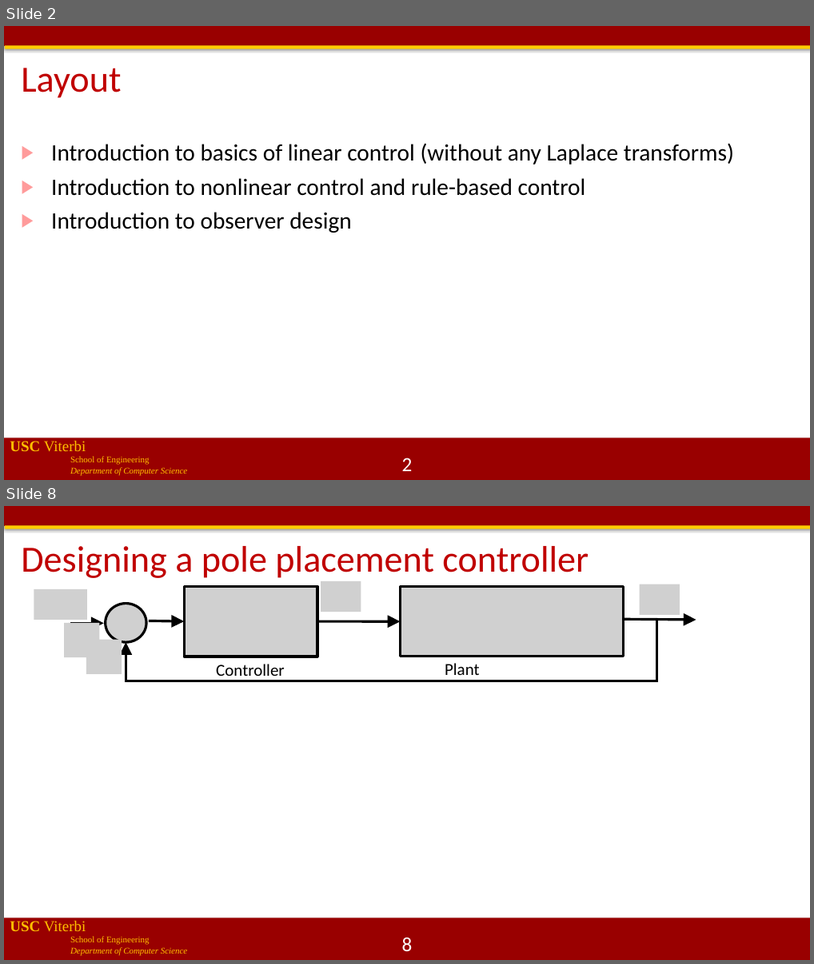
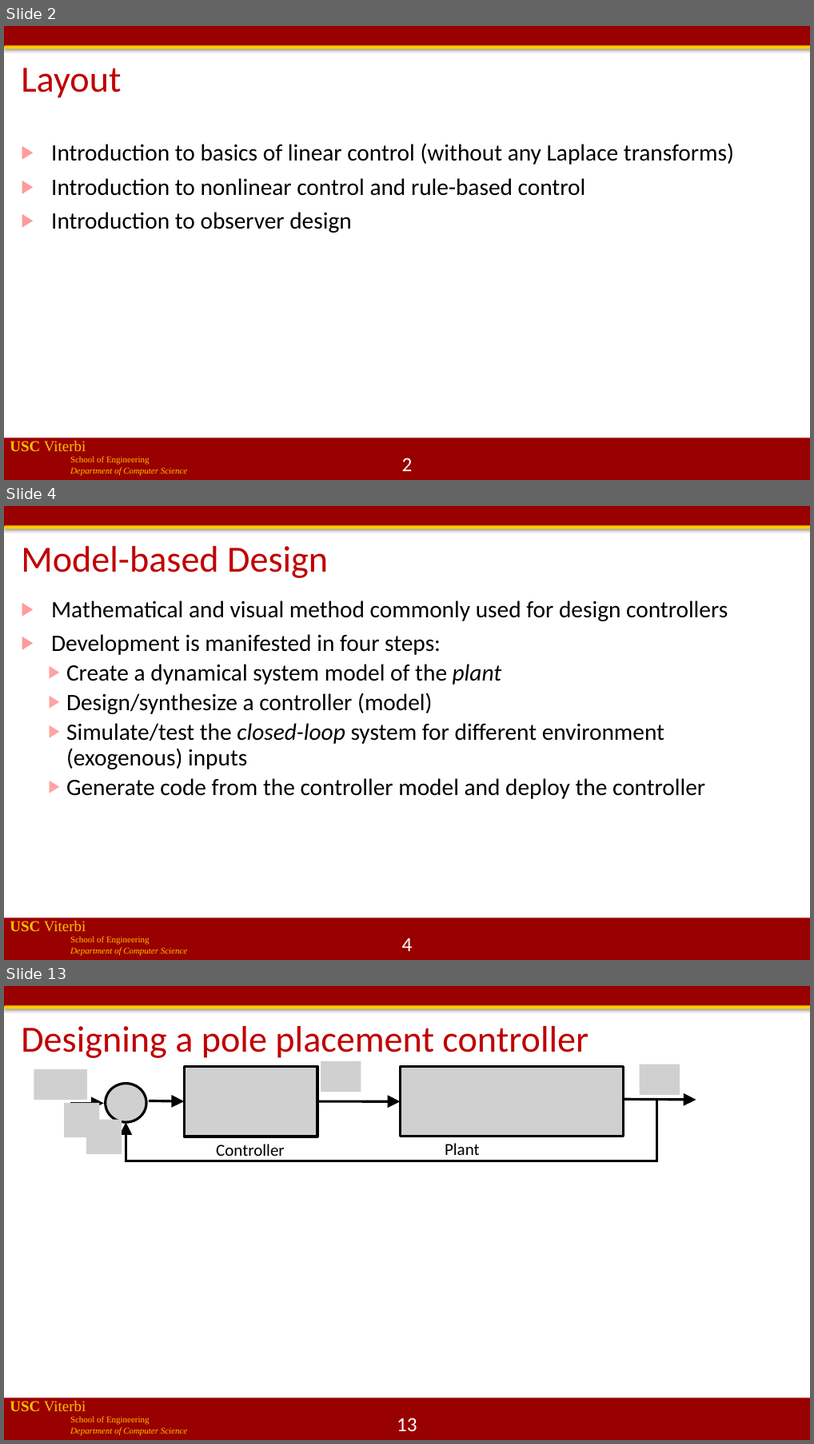
Before and after one commit to jdeshmukh/jdeshmukh.github.io, a slide deck: teaching/cs513slides/lecture5-Control.pptx. Shown one above the other, each under a label of ours: slides 2 and 8 before the commit, slides 2, 4 and 13 after it; the slides between them are not shown. The pictures are 814x964 and 814x1444 pixels, drawn with LibreOffice and Linux fonts; fonts in the diff are those of the drawing; grey boxes stand for pictures; background and template pictures are left out. Boxes give left, top, right and bottom in pixels: in the first picture for what was removed or moved away, otherwise in the second. Text is boxed around its words. In the diff, an @@ line names an element or a change of style, - is before the commit and + after.

```diff
--- a/teaching/cs513slides/lecture5-Control.pptx
+++ b/teaching/cs513slides/lecture5-Control.pptx
@@ slide 4 added at (x1=4, y1=506, x2=810, y2=960), background #FFFFFF; not listed: 4 template elements that a slide beside it also shows @@
@@ title added at (x1=21, y1=546, x2=328, y2=578), 44 pt, text #C00000 @@
+Model-based Design
@@ text added at (x1=51, y1=600, x2=728, y2=799), 28 pt, text #000000 @@
+▶ Mathematical and visual method commonly used for design controllers
+▶ Development is manifested in four steps:
+  ▶ Create a dynamical system model of the plant
+  ▶ Design/synthesize a controller (model)
+  ▶ Simulate/test the closed-loop system for different environment (exogenous) inputs
+  ▶ Generate code from the controller model and deploy the controller
@@ page number added at (x1=402, y1=937, x2=413, y2=951), 24 pt, text #FFFFFF @@
+4
@@ what was slide 8 is now slide 13 @@
@@ page number at (x1=397, y1=1417, x2=418, y2=1431): text changed @@
-8
+13
```
Also in this commit, not shown: 19 slides changed, 10 other slides added, 1 slide removed, 1 other file.
